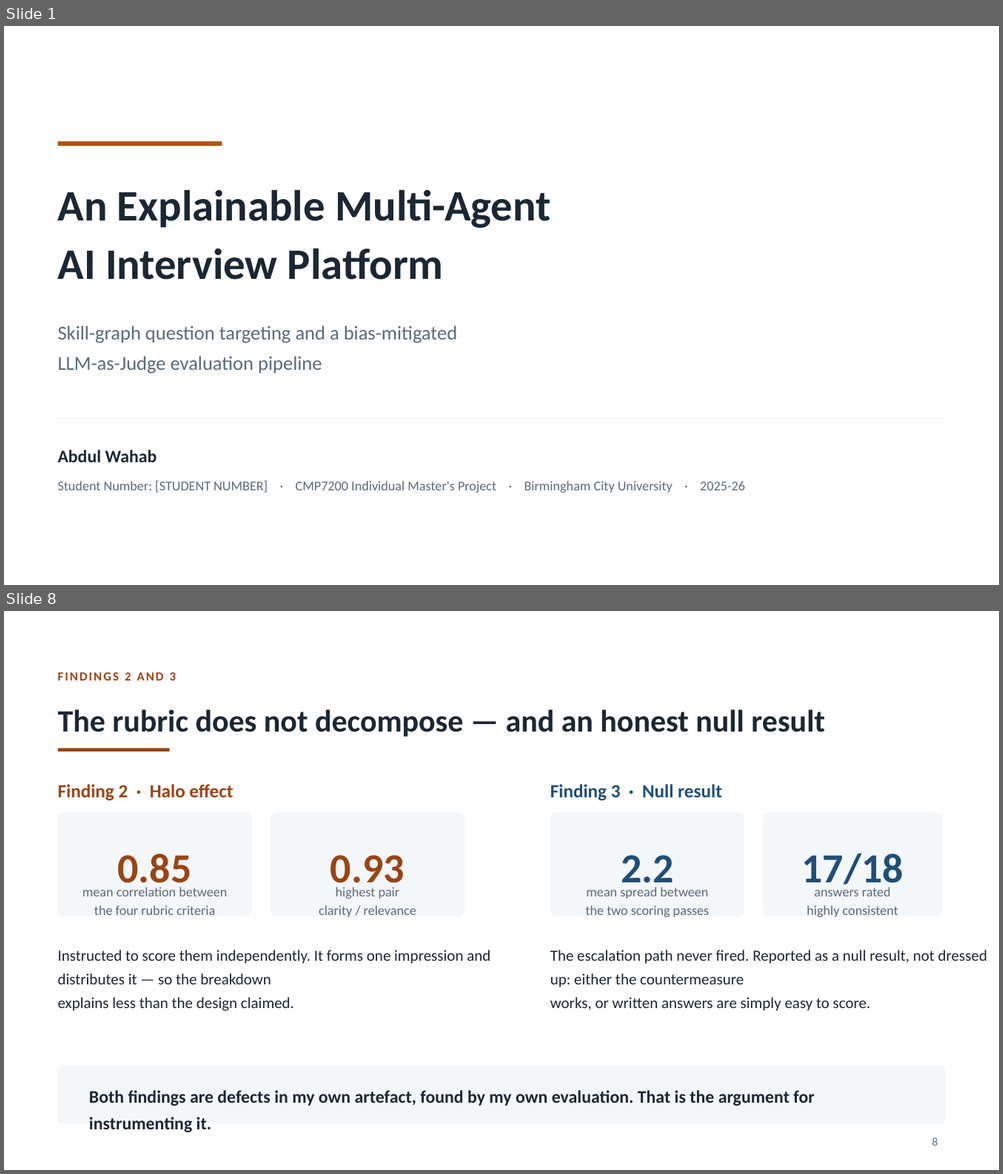
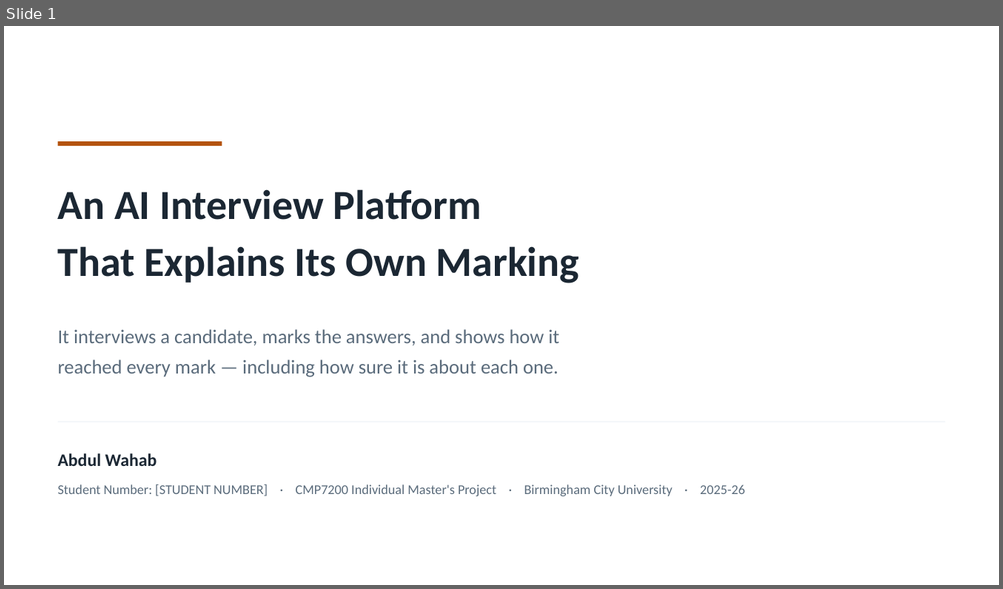
Before and after one commit to syedali254/interview_platform, a slide deck: submission/CMP7200_Viva_Presentation.pptx. Shown one above the other, each under a label of ours: slides 1 and 8 before the commit, slide 1 after it; the slides between them are not shown. The pictures are 1003x1174 and 1003x589 pixels, drawn with LibreOffice and Linux fonts; fonts in the diff are those of the drawing. Boxes give left, top, right and bottom in pixels: in the first picture for what was removed or moved away, otherwise in the second. Text is boxed around its words. In the diff, an @@ line names an element or a change of style, - is before the commit and + after.

```diff
--- a/submission/CMP7200_Viva_Presentation.pptx
+++ b/submission/CMP7200_Viva_Presentation.pptx
@@ slide 8 removed at box(4, 611, 999, 1170), background #FFFFFF @@
@@ text removed at box(58, 672, 176, 681) @@
-FINDINGS 2 AND 3
@@ text removed at box(58, 709, 825, 737) @@
-The rubric does not decompose — and an honest null result
@@ rectangle removed at box(58, 749, 170, 752) @@
@@ text removed at box(58, 784, 233, 801) @@
-Finding 2 · Halo effect
@@ text removed at box(550, 784, 722, 801) @@
-Finding 3 · Null result
@@ rounded rectangle removed at box(58, 812, 252, 917) @@
@@ rounded rectangle removed at box(270, 812, 464, 917) @@
@@ rounded rectangle removed at box(550, 812, 744, 917) @@
@@ rounded rectangle removed at box(762, 812, 942, 917) @@
@@ text removed at box(118, 854, 192, 892) @@
-0.85
@@ text removed at box(801, 853, 902, 892) @@
-17/18
@@ text removed at box(330, 855, 404, 892) @@
-0.93
@@ text removed at box(620, 855, 674, 892) @@
-2.2
@@ text removed at box(82, 887, 227, 915) @@
-mean correlation between
-the four rubric criteria
@@ text removed at box(318, 887, 416, 917) @@
-highest pair
-clarity / relevance
@@ text removed at box(586, 887, 709, 917) @@
-mean spread between
-the two scoring passes
@@ text removed at box(806, 887, 898, 917) @@
-answers rated
-highly consistent
@@ text removed at box(58, 950, 490, 1011) @@
-Instructed to score them independently. It forms one impression and distributes it — so the breakdown
-explains less than the design claimed.
@@ text removed at box(550, 950, 987, 1011) @@
-The escalation path never fired. Reported as a null result, not dressed up: either the countermeasure
-works, or written answers are simply easy to score.
@@ rounded rectangle removed at box(58, 1066, 945, 1125) @@
@@ text removed at box(89, 1091, 814, 1106) @@
-Both findings are defects in my own artefact, found by my own evaluation. That is the argument for instrumenting it.
@@ text removed at box(932, 1138, 938, 1146) @@
-8
@@ slide 1 changed as well @@
@@ text at box(58, 190, 580, 284): text changed; size 42 to 40 pt @@
-An Explainable Multi-Agent
-AI Interview Platform
+An AI Interview Platform
+That Explains Its Own Marking
@@ text at box(58, 329, 559, 378): text changed @@
-Skill-graph question targeting and a bias-mitigated
-LLM-as-Judge evaluation pipeline
+It interviews a candidate, marks the answers, and shows how it
+reached every mark — including how sure it is about each one.
@@ text "Abdul Wahab": place and size @@
-text "Abdul Wahab" at box(58, 450, 157, 463)
+text "Abdul Wahab" at box(58, 454, 157, 466)
@@ text "Student Number: [STUDENT NUMBER] · ...": place and size @@
-text "Student Number: [STUDENT NUMBER] · ..." at box(58, 481, 745, 493)
+text "Student Number: [STUDENT NUMBER] · ..." at box(58, 485, 745, 497)
```
Also in this commit, not shown: 4 other slides changed, 5 slides added, 4 other slides removed, 2 other files.
